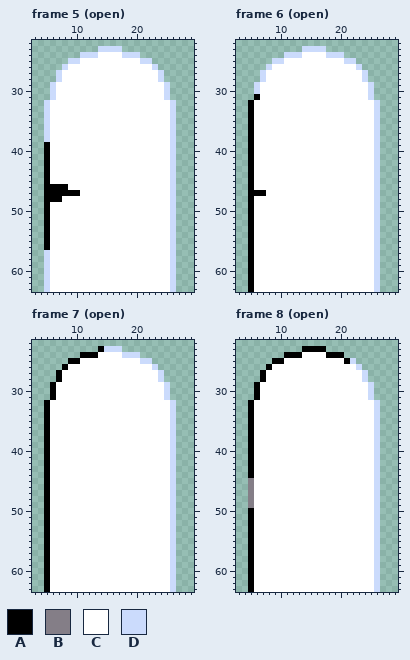
File history of a pixel-art file, GraphicResources/Door.aseprite. That is the earlier state.
32x64 pixels, 26 frames. Shown: frame 5 (open): x 3..29, y 22..63; frame 6 (open): x 3..29, y 22..63; frame 7 (open): x 3..29, y 22..63; frame 8 (open): x 3..29, y 22..63. The commit also changed other frames, which this record leaves out.
Palette (. is transparent): A #000000  B #847e87  C #ffffff  D #cbdbfc
Once edited:
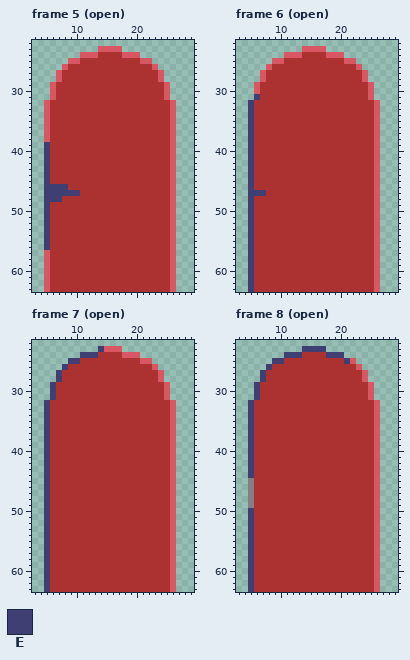
Colours new in this view: E #3f3f74
Difference:
layer "Clear" added
@@ palette @@
-C #ffffff
+C #ac3232
-D #cbdbfc
+D #d95763
--- frame 5 (open), layer "Clear"
@@ x 3..12 @@
 38 ..DCCCCCCC
-39 ..ACCCCCCC
-40 ..ACCCCCCC
-41 ..ACCCCCCC
-42 ..ACCCCCCC
-43 ..ACCCCCCC
-44 ..ACCCCCCC
-45 ..ACCCCCCC
-46 ..AAAACCCC
-47 ..AAAAAACC
-48 ..AAACCCCC
-49 ..ACCCCCCC
-50 ..ACCCCCCC
-51 ..ACCCCCCC
-52 ..ACCCCCCC
-53 ..ACCCCCCC
-54 ..ACCCCCCC
-55 ..ACCCCCCC
-56 ..ACCCCCCC
+39 ..ECCCCCCC
+40 ..ECCCCCCC
+41 ..ECCCCCCC
+42 ..ECCCCCCC
+43 ..ECCCCCCC
+44 ..ECCCCCCC
+45 ..ECCCCCCC
+46 ..EEEECCCC
+47 ..EEEEEECC
+48 ..EEECCCCC
+49 ..ECCCCCCC
+50 ..ECCCCCCC
+51 ..ECCCCCCC
+52 ..ECCCCCCC
+53 ..ECCCCCCC
+54 ..ECCCCCCC
+55 ..ECCCCCCC
+56 ..ECCCCCCC
 57 ..DCCCCCCC
--- frame 6 (open), layer "Clear"
@@ x 3..9 @@
 30 ...DCCC
-31 ...ACCC
-32 ..ACCCC
-33 ..ACCCC
-34 ..ACCCC
-35 ..ACCCC
-36 ..ACCCC
-37 ..ACCCC
-38 ..ACCCC
-39 ..ACCCC
-40 ..ACCCC
-41 ..ACCCC
-42 ..ACCCC
-43 ..ACCCC
-44 ..ACCCC
-45 ..ACCCC
-46 ..ACCCC
-47 ..AAACC
-48 ..ACCCC
-49 ..ACCCC
-50 ..ACCCC
-51 ..ACCCC
-52 ..ACCCC
-53 ..ACCCC
-54 ..ACCCC
-55 ..ACCCC
-56 ..ACCCC
-57 ..ACCCC
-58 ..ACCCC
-59 ..ACCCC
-60 ..ACCCC
-61 ..ACCCC
-62 ..ACCCC
-63 ..ACCCC
+31 ...ECCC
+32 ..ECCCC
+33 ..ECCCC
+34 ..ECCCC
+35 ..ECCCC
+36 ..ECCCC
+37 ..ECCCC
+38 ..ECCCC
+39 ..ECCCC
+40 ..ECCCC
+41 ..ECCCC
+42 ..ECCCC
+43 ..ECCCC
+44 ..ECCCC
+45 ..ECCCC
+46 ..ECCCC
+47 ..EEECC
+48 ..ECCCC
+49 ..ECCCC
+50 ..ECCCC
+51 ..ECCCC
+52 ..ECCCC
+53 ..ECCCC
+54 ..ECCCC
+55 ..ECCCC
+56 ..ECCCC
+57 ..ECCCC
+58 ..ECCCC
+59 ..ECCCC
+60 ..ECCCC
+61 ..ECCCC
+62 ..ECCCC
+63 ..ECCCC
--- frame 7 (open), layer "Clear"
@@ x 3..16 @@
 22 ..............
-23 ...........ADD
-24 ........AAACCC
-25 ......AACCCCCC
-26 .....ACCCCCCCC
-27 ....ACCCCCCCCC
-28 ....ACCCCCCCCC
-29 ...ACCCCCCCCCC
-30 ...ACCCCCCCCCC
-31 ...ACCCCCCCCCC
-32 ..ACCCCCCCCCCC
-33 ..ACCCCCCCCCCC
-34 ..ACCCCCCCCCCC
-35 ..ACCCCCCCCCCC
-36 ..ACCCCCCCCCCC
-37 ..ACCCCCCCCCCC
-38 ..ACCCCCCCCCCC
-39 ..ACCCCCCCCCCC
-40 ..ACCCCCCCCCCC
-41 ..ACCCCCCCCCCC
-42 ..ACCCCCCCCCCC
-43 ..ACCCCCCCCCCC
-44 ..ACCCCCCCCCCC
-45 ..ACCCCCCCCCCC
-46 ..ACCCCCCCCCCC
-47 ..ACCCCCCCCCCC
-48 ..ACCCCCCCCCCC
-49 ..ACCCCCCCCCCC
-50 ..ACCCCCCCCCCC
-51 ..ACCCCCCCCCCC
-52 ..ACCCCCCCCCCC
-53 ..ACCCCCCCCCCC
-54 ..ACCCCCCCCCCC
-55 ..ACCCCCCCCCCC
-56 ..ACCCCCCCCCCC
-57 ..ACCCCCCCCCCC
-58 ..ACCCCCCCCCCC
-59 ..ACCCCCCCCCCC
-60 ..ACCCCCCCCCCC
-61 ..ACCCCCCCCCCC
-62 ..ACCCCCCCCCCC
-63 ..ACCCCCCCCCCC
+23 ...........EDD
+24 ........EEECCC
+25 ......EECCCCCC
+26 .....ECCCCCCCC
+27 ....ECCCCCCCCC
+28 ....ECCCCCCCCC
+29 ...ECCCCCCCCCC
+30 ...ECCCCCCCCCC
+31 ...ECCCCCCCCCC
+32 ..ECCCCCCCCCCC
+33 ..ECCCCCCCCCCC
+34 ..ECCCCCCCCCCC
+35 ..ECCCCCCCCCCC
+36 ..ECCCCCCCCCCC
+37 ..ECCCCCCCCCCC
+38 ..ECCCCCCCCCCC
+39 ..ECCCCCCCCCCC
+40 ..ECCCCCCCCCCC
+41 ..ECCCCCCCCCCC
+42 ..ECCCCCCCCCCC
+43 ..ECCCCCCCCCCC
+44 ..ECCCCCCCCCCC
+45 ..ECCCCCCCCCCC
+46 ..ECCCCCCCCCCC
+47 ..ECCCCCCCCCCC
+48 ..ECCCCCCCCCCC
+49 ..ECCCCCCCCCCC
+50 ..ECCCCCCCCCCC
+51 ..ECCCCCCCCCCC
+52 ..ECCCCCCCCCCC
+53 ..ECCCCCCCCCCC
+54 ..ECCCCCCCCCCC
+55 ..ECCCCCCCCCCC
+56 ..ECCCCCCCCCCC
+57 ..ECCCCCCCCCCC
+58 ..ECCCCCCCCCCC
+59 ..ECCCCCCCCCCC
+60 ..ECCCCCCCCCCC
+61 ..ECCCCCCCCCCC
+62 ..ECCCCCCCCCCC
+63 ..ECCCCCCCCCCC
--- frame 8 (open), layer "Clear"
@@ x 3..29 @@
 22 ...........................
-23 ...........AAAA............
-24 ........AAACCCCAAA.........
-25 ......AACCCCCCCCCCAD.......
-26 .....ACCCCCCCCCCCCCCD......
-27 ....ACCCCCCCCCCCCCCCCD.....
-28 ....ACCCCCCCCCCCCCCCCD.....
-29 ...ACCCCCCCCCCCCCCCCCCD....
-30 ...ACCCCCCCCCCCCCCCCCCD....
-31 ...ACCCCCCCCCCCCCCCCCCD....
-32 ..ACCCCCCCCCCCCCCCCCCCCD...
-33 ..ACCCCCCCCCCCCCCCCCCCCD...
-34 ..ACCCCCCCCCCCCCCCCCCCCD...
-35 ..ACCCCCCCCCCCCCCCCCCCCD...
-36 ..ACCCCCCCCCCCCCCCCCCCCD...
-37 ..ACCCCCCCCCCCCCCCCCCCCD...
-38 ..ACCCCCCCCCCCCCCCCCCCCD...
-39 ..ACCCCCCCCCCCCCCCCCCCCD...
-40 ..ACCCCCCCCCCCCCCCCCCCCD...
-41 ..ACCCCCCCCCCCCCCCCCCCCD...
-42 ..ACCCCCCCCCCCCCCCCCCCCD...
-43 ..ACCCCCCCCCCCCCCCCCCCCD...
-44 ..ACCCCCCCCCCCCCCCCCCCCD...
+23 ...........EEEE............
+24 ........EEECCCCEEE.........
+25 ......EECCCCCCCCCCED.......
+26 .....ECCCCCCCCCCCCCCD......
+27 ....ECCCCCCCCCCCCCCCCD.....
+28 ....ECCCCCCCCCCCCCCCCD.....
+29 ...ECCCCCCCCCCCCCCCCCCD....
+30 ...ECCCCCCCCCCCCCCCCCCD....
+31 ...ECCCCCCCCCCCCCCCCCCD....
+32 ..ECCCCCCCCCCCCCCCCCCCCD...
+33 ..ECCCCCCCCCCCCCCCCCCCCD...
+34 ..ECCCCCCCCCCCCCCCCCCCCD...
+35 ..ECCCCCCCCCCCCCCCCCCCCD...
+36 ..ECCCCCCCCCCCCCCCCCCCCD...
+37 ..ECCCCCCCCCCCCCCCCCCCCD...
+38 ..ECCCCCCCCCCCCCCCCCCCCD...
+39 ..ECCCCCCCCCCCCCCCCCCCCD...
+40 ..ECCCCCCCCCCCCCCCCCCCCD...
+41 ..ECCCCCCCCCCCCCCCCCCCCD...
+42 ..ECCCCCCCCCCCCCCCCCCCCD...
+43 ..ECCCCCCCCCCCCCCCCCCCCD...
+44 ..ECCCCCCCCCCCCCCCCCCCCD...
 45 ..BCCCCCCCCCCCCCCCCCCCCD...
@@ x 3..7 @@
 49 ..BCC
-50 ..ACC
-51 ..ACC
-52 ..ACC
-53 ..ACC
-54 ..ACC
-55 ..ACC
-56 ..ACC
-57 ..ACC
-58 ..ACC
-59 ..ACC
-60 ..ACC
-61 ..ACC
-62 ..ACC
-63 ..ACC
+50 ..ECC
+51 ..ECC
+52 ..ECC
+53 ..ECC
+54 ..ECC
+55 ..ECC
+56 ..ECC
+57 ..ECC
+58 ..ECC
+59 ..ECC
+60 ..ECC
+61 ..ECC
+62 ..ECC
+63 ..ECC
